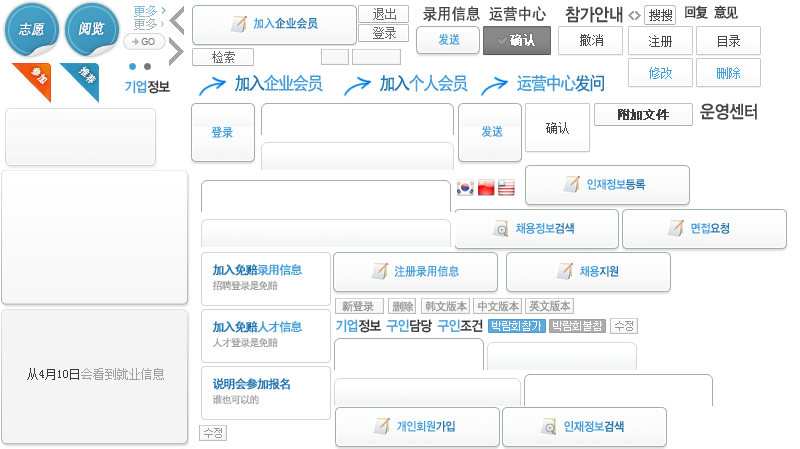
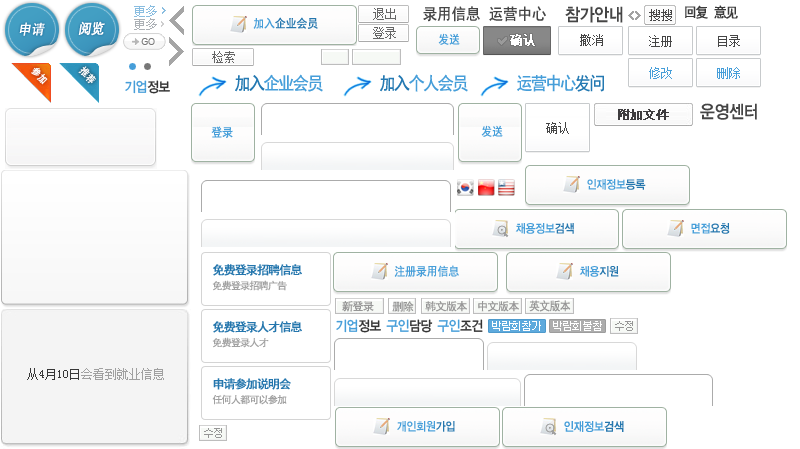
The second 800px x 449px image is a revision of the first. Changes to its layers:
renamed "志愿" to "申请", painted on it over [18, 22, 45, 36]
renamed "谁也可以的" to "任何人都可以参加", painted on it over [212, 394, 287, 405]
renamed "说明会参加报名" to "申请参加说明会", painted on it over [213, 378, 291, 390]
renamed "人才登录是免赔" to "免费登录人才", painted on it over [212, 337, 278, 348]
renamed "加入免赔人才信息" to "免费登录人才信息", painted on it over [212, 321, 302, 333]
renamed "招聘登录是免赔" to "免费登录招聘广告", painted on it over [212, 280, 287, 291]
renamed "加入免赔录用信息" to "免费登录招聘信息", painted on it over [212, 264, 302, 276]
